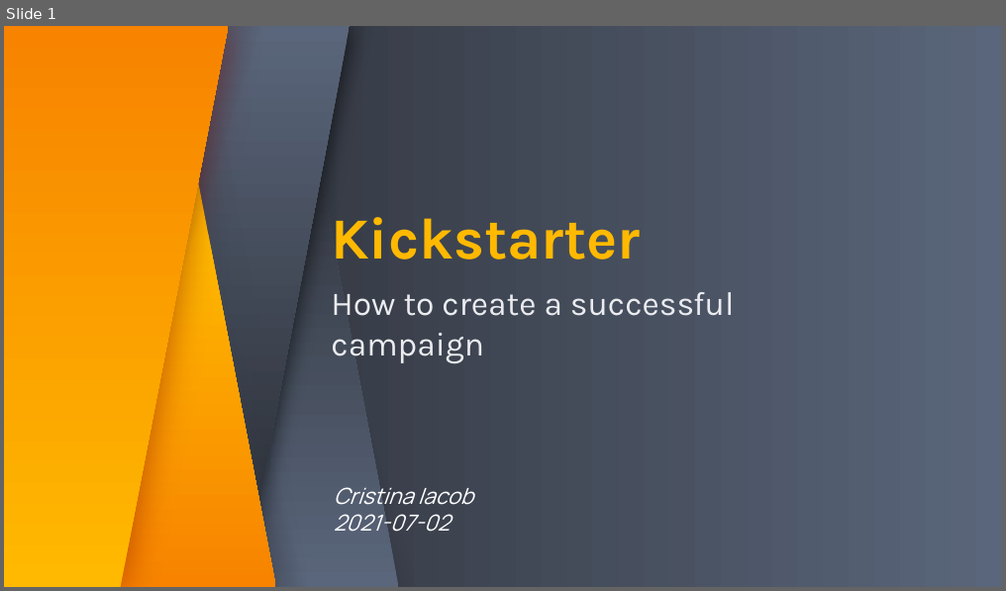
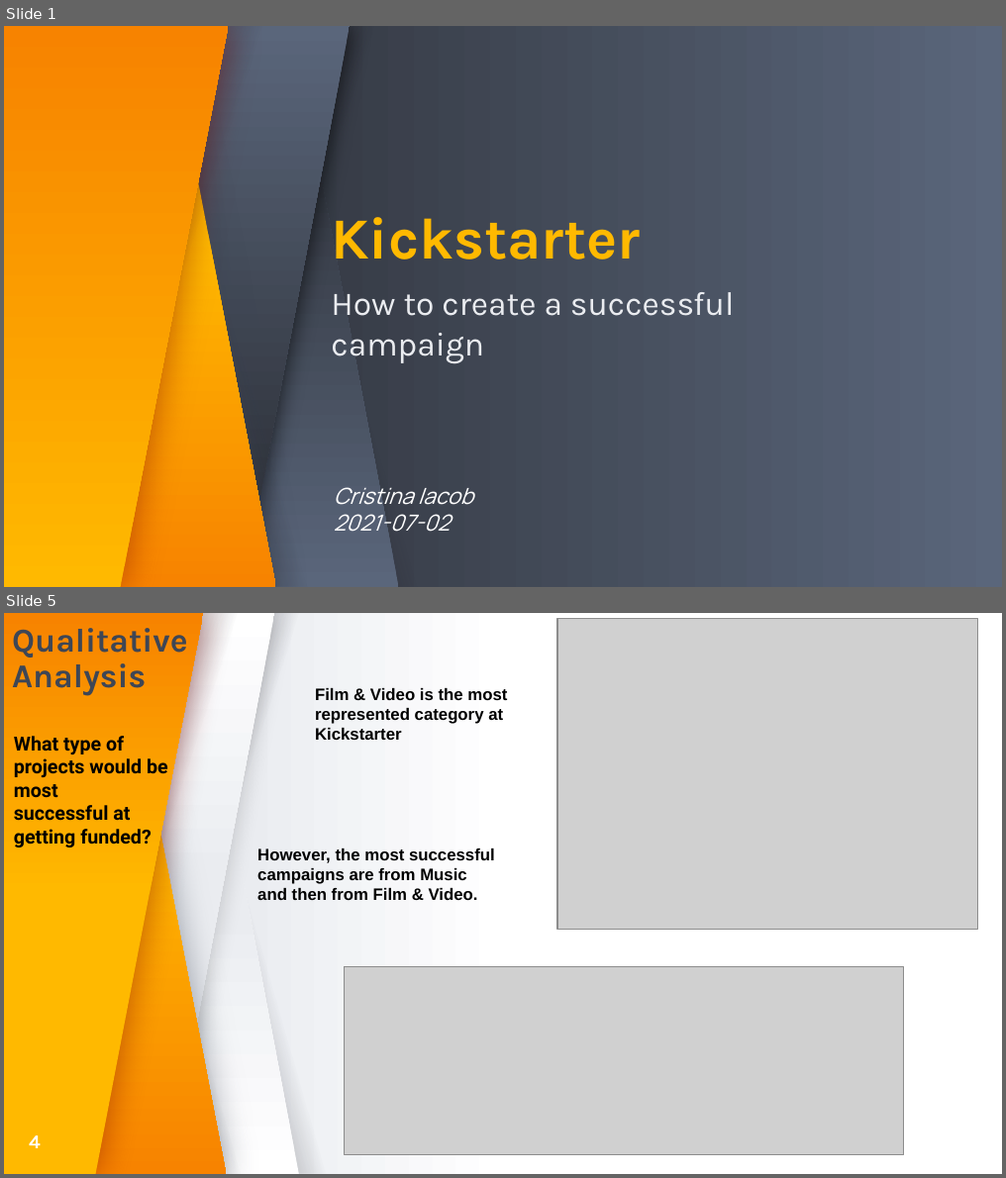
Before and after one commit to cristina-iacob/kickstarter_analysis, a slide deck: kickstarter_analysis.pptx. Shown one above the other, each under a label of ours: slide 1 before the commit, slides 1 and 5 after it; the slides between them are not shown. The pictures are 1006x591 and 1006x1178 pixels, drawn with LibreOffice and Linux fonts; fonts in the diff are those of the drawing; grey boxes stand for pictures. Boxes give left, top, right and bottom in pixels: in the first picture for what was removed or moved away, otherwise in the second. Text is boxed around its words. In the diff, an @@ line names an element or a change of style, - is before the commit and + after.

```diff
--- a/kickstarter_analysis.pptx
+++ b/kickstarter_analysis.pptx
@@ slide 5 added at (4, 613, 1002, 1174), background gradient #FFFFFF to #EAECF0 @@
@@ freeform shape added at (4, 613, 227, 1174), fill gradient #FFB900 to #F78300 @@
@@ freeform shape added at (4, 613, 204, 1174), fill gradient #FFB900 to #F78300 @@
@@ parallelogram added at (7, 613, 237, 1173), fill gradient #3E4655 to #27252C @@
@@ title added at (12, 628, 187, 696), 24 pt, text #3E4655, bold @@
+Qualitative
+Analysis
@@ parallelogram added at (26, 613, 255, 1173), fill gradient #3E4655 to #27252C @@
@@ parallelogram added at (45, 613, 274, 1173), fill gradient #FFFFFF to #EAECF0 @@
@@ parallelogram added at (69, 613, 298, 1173), fill gradient #FFFFFF to #EAECF0 @@
@@ parallelogram added at (69, 613, 298, 1173), fill gradient #3E4655 to #27252C @@
@@ parallelogram added at (111, 613, 341, 1173), fill gradient #3E4655 to #27252C @@
@@ picture added at (557, 618, 978, 930) @@
@@ text added at (315, 688, 507, 740), 12 pt, text #000000, bold @@
+Film & Video is the most represented category at Kickstarter
@@ text added at (14, 736, 168, 848), 14 pt, text #000000, bold @@
+What type of projects would be most
+successful at getting funded?
@@ text added at (257, 849, 495, 900), 12 pt, text #000000, bold @@
+However, the most successful campaigns are from Music and then from Film & Video.
@@ picture added at (345, 966, 904, 1155) @@
@@ text added at (29, 1136, 41, 1149), 14 pt, text #FFFFFF, bold @@
+4
```
Also in this commit, not shown: 2 slides changed, 3 other slides added, 3 slides removed.
